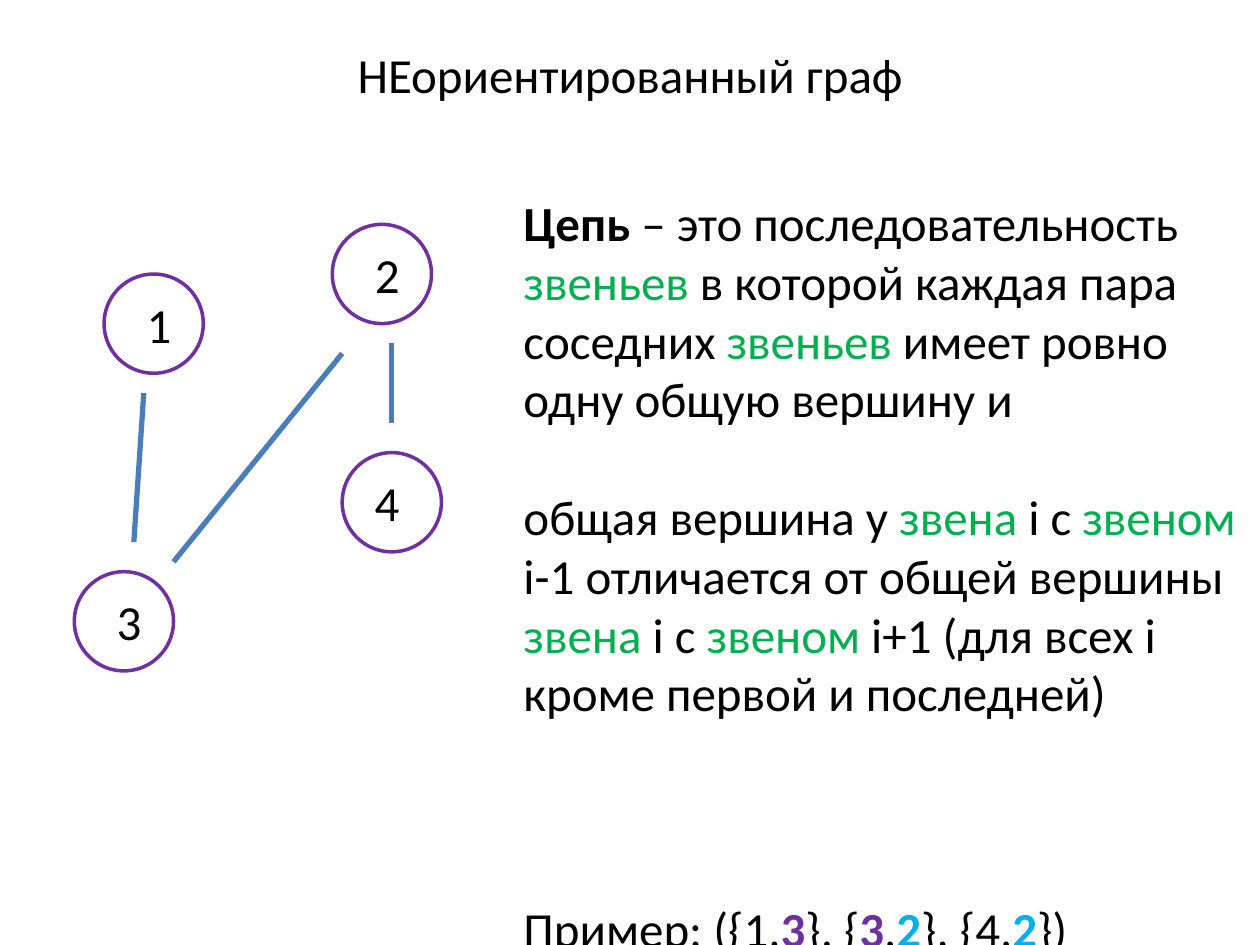
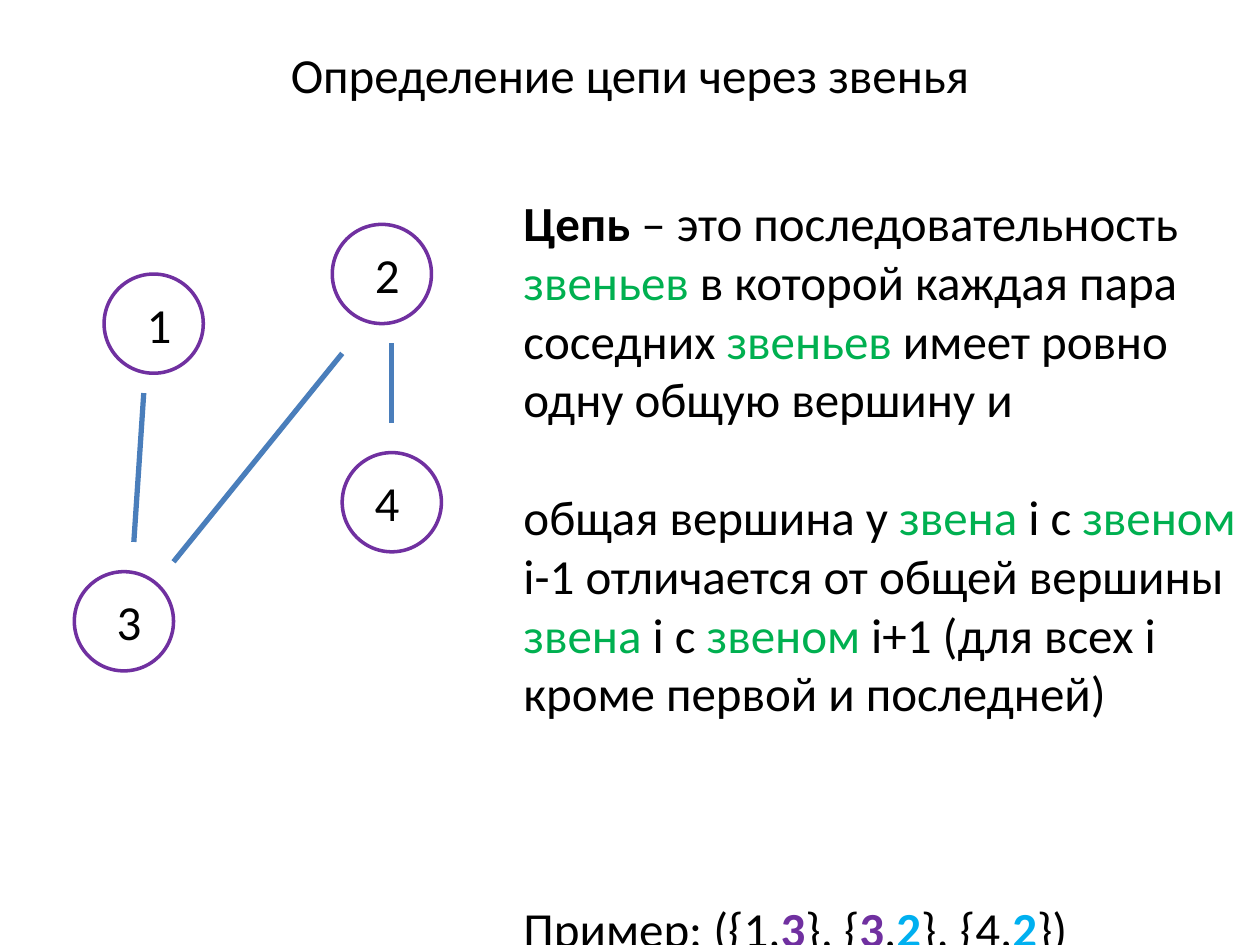
Before and after one commit to SteinbergOB/ANG, a slide deck: slide 31 of Презентации/Лекция 0.pptx. Drawn at 1260x945 pixels with LibreOffice and Linux fonts; fonts in the diff are those of the drawing. Boxes give left, top, right and bottom in pixels: in the first picture for what was removed or moved away, otherwise in the second. Text is boxed around its words. In the diff, an @@ line names an element or a change of style, - is before the commit and + after.

```diff
--- a/Презентации/Лекция 0.pptx
+++ b/Презентации/Лекция 0.pptx
@@ text at [291, 61, 969, 101]: text changed @@
-НЕориентированный граф
+Определение цепи через звенья
```
Also in this commit, not shown: 19 other slides changed, 2 slides removed.
